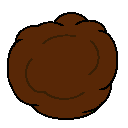
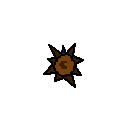
Layered file, before and after one edit (128x128). Changes by layer:
renamed "Bare" to "Stump", showed the group it (1 layers) over [43, 43, 84, 89]
hid group "Brown2" (3 layers) over [7, 12, 118, 120]
